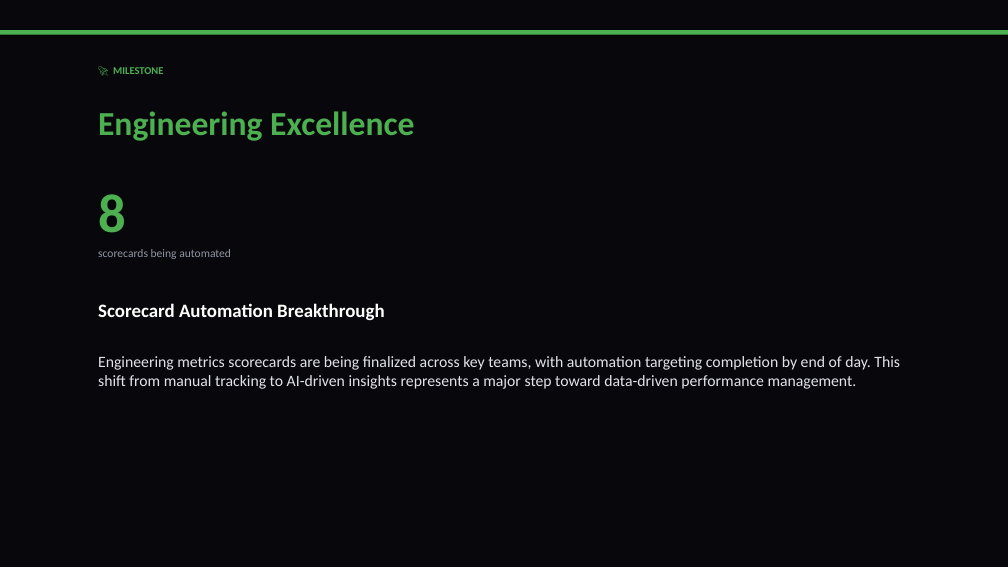
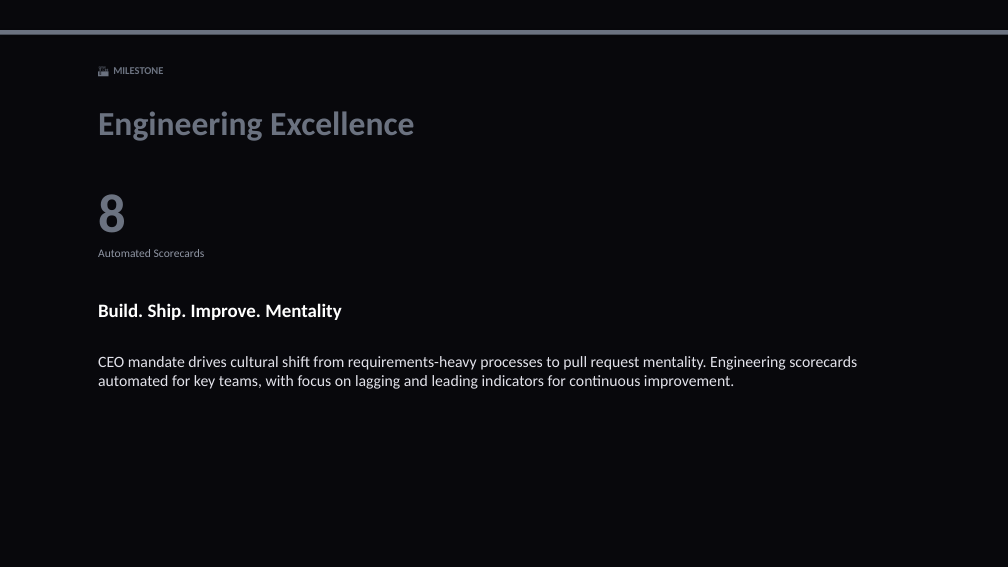
Before and after one commit to liliyagarifullina-maker/appodeal-pulse, a slide deck: slide 19 of data/archive/pulse_2026-03-16.pptx (slide 3 before the commit). Drawn at 1008x567 pixels with LibreOffice and Linux fonts; fonts in the diff are those of the drawing. Boxes give left, top, right and bottom in pixels: in the first picture for what was removed or moved away, otherwise in the second. Text is boxed around its words. In the diff, an @@ line names an element or a change of style, - is before the commit and + after.

```diff
--- a/data/archive/pulse_2026-03-16.pptx
+++ b/data/archive/pulse_2026-03-16.pptx
@@ rectangle at bbox=[0, 30, 1008, 35]: fill #4CAF50 to #6B7280 @@
@@ text at bbox=[113, 67, 163, 74]: text changed; text colour #4CAF50 to #6B7280 @@
-🚀 MILESTONE
+🏗️ MILESTONE
@@ text "Engineering Excellence" at bbox=[98, 111, 414, 141]: text colour #4CAF50 to #6B7280 @@
@@ text "8" at bbox=[98, 194, 126, 233]: text colour #4CAF50 to #6B7280 @@
@@ text at bbox=[98, 249, 205, 257]: text changed @@
-scorecards being automated
+Automated Scorecards
@@ text at bbox=[98, 303, 341, 320]: text changed @@
-Scorecard Automation Breakthrough
+Build. Ship. Improve. Mentality
@@ text at bbox=[98, 356, 857, 389]: text changed @@
-Engineering metrics scorecards are being finalized across key teams, with automation targeting completion by end of day. This shift from manual tracking to AI-driven insights represents a major step toward data-driven performance management.
+CEO mandate drives cultural shift from requirements-heavy processes to pull request mentality. Engineering scorecards automated for key teams, with focus on lagging and leading indicators for continuous improvement.
```
Also in this commit, not shown: 11 other slides changed, 6 slides added, 13 slides removed, 2 other files.
